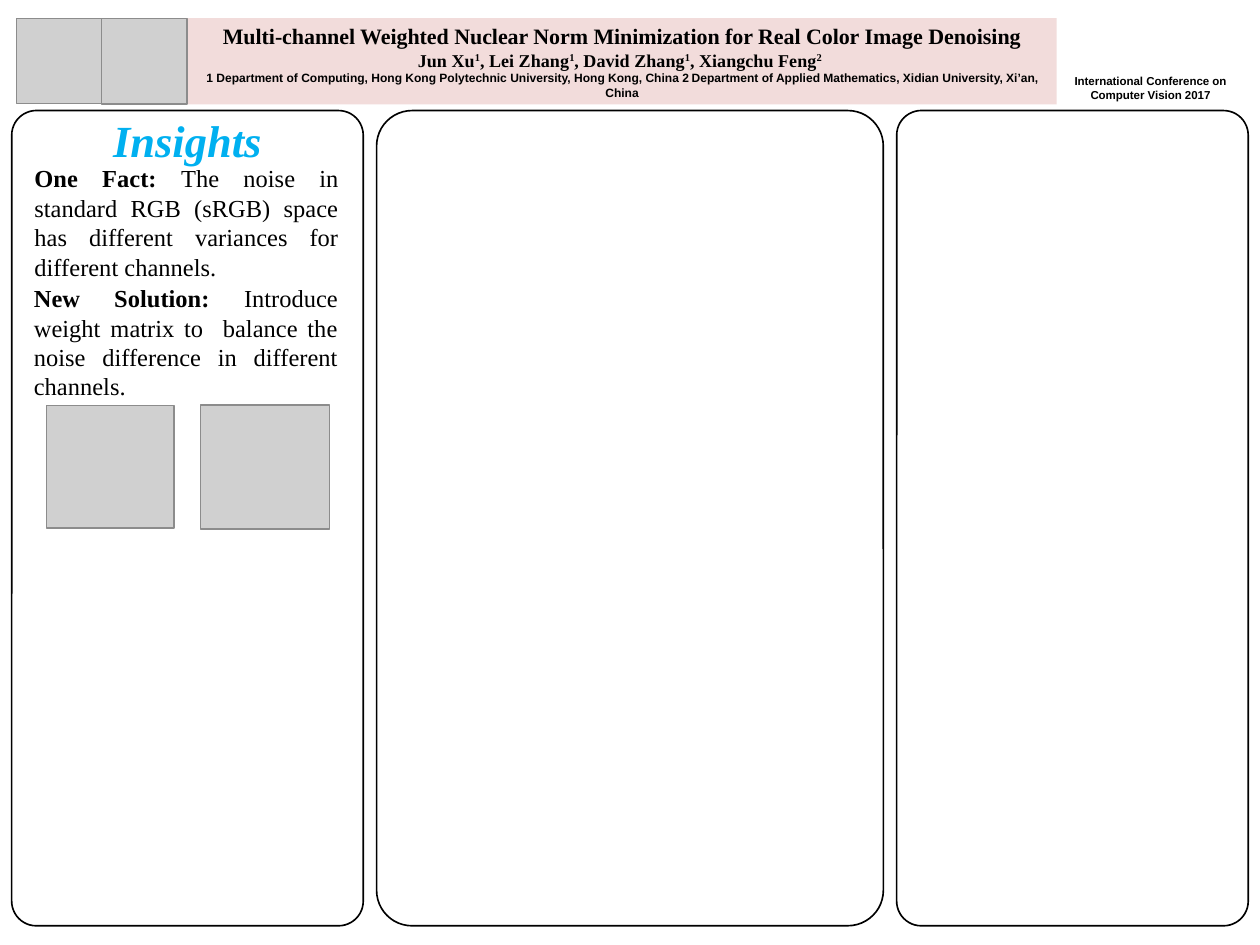
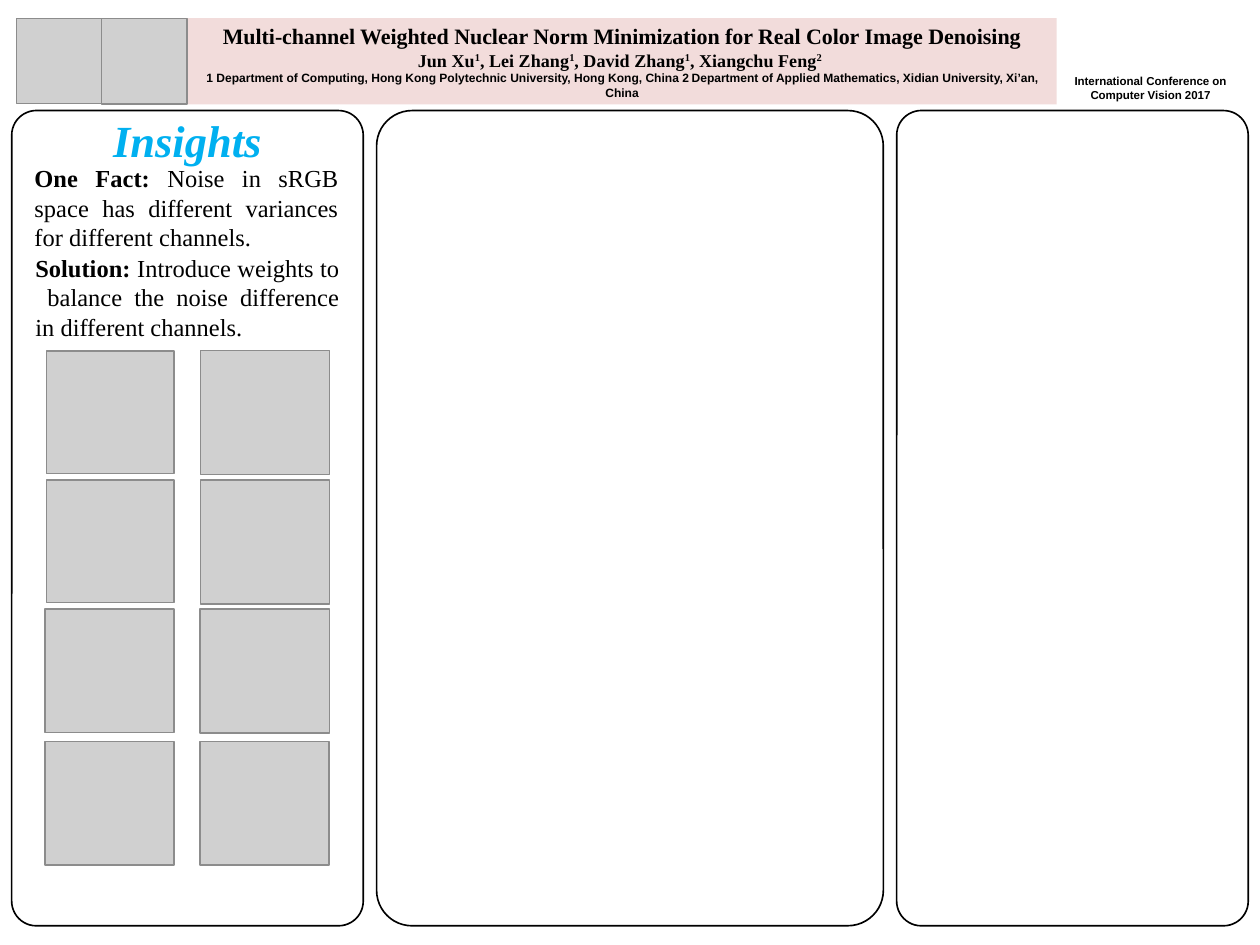
Before and after one commit to csjunxu/ICCV2017_PAPER1, a slide deck: slide 1 of iccv17_poster_template.pptx. Drawn at 1260x945 pixels with LibreOffice and Linux fonts; fonts in the diff are those of the drawing; grey boxes stand for pictures; background and template pictures are left out. Boxes give left, top, right and bottom in pixels: in the first picture for what was removed or moved away, otherwise in the second. Text is boxed around its words. In the diff, an @@ line names an element or a change of style, - is before the commit and + after.

```diff
--- a/iccv17_poster_template.pptx
+++ b/iccv17_poster_template.pptx
@@ text at bbox=[34, 170, 338, 247]: text changed @@
-One Fact: The noise in standard RGB (sRGB) space has different variances for different channels.
+One Fact: Noise in sRGB space has different variances for different channels.
@@ text at bbox=[35, 260, 339, 337]: text changed @@
-New Solution: Introduce weight matrix to balance the noise difference in different channels.
+Solution: Introduce weights to balance the noise difference in different channels.
@@ picture: place and size @@
-picture at bbox=[46, 405, 175, 528]
+picture at bbox=[46, 351, 175, 474]
@@ picture: place and size @@
-picture at bbox=[200, 405, 330, 528]
+picture at bbox=[200, 351, 330, 474]
@@ picture added at bbox=[46, 480, 175, 604] @@
@@ picture added at bbox=[200, 480, 330, 604] @@
@@ picture added at bbox=[45, 608, 173, 732] @@
@@ picture added at bbox=[200, 608, 330, 733] @@
@@ picture added at bbox=[45, 741, 173, 865] @@
@@ picture added at bbox=[200, 741, 328, 865] @@
```
